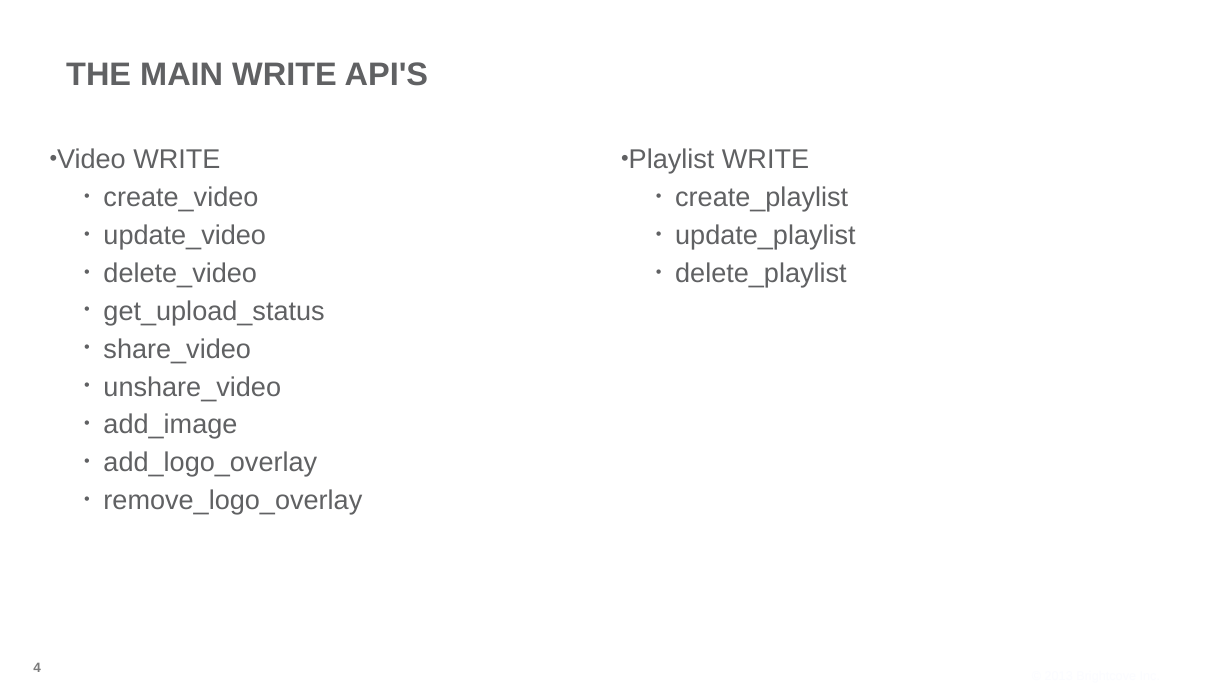
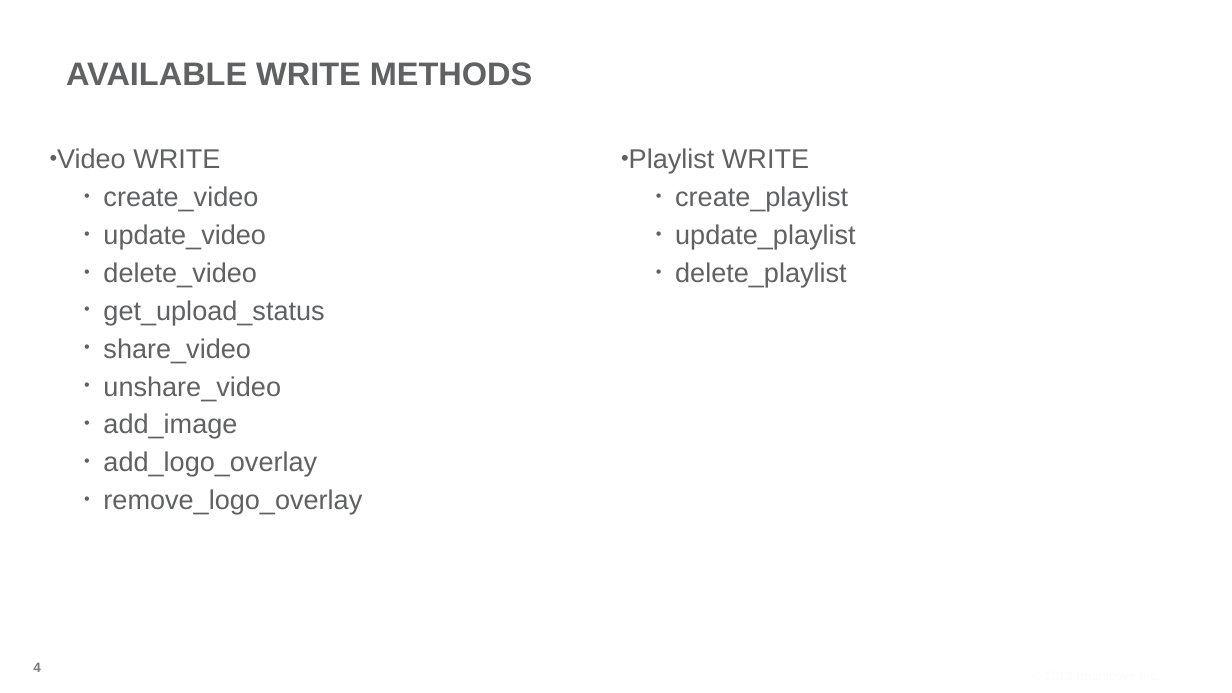
Before and after one commit to BrightcoveLearning/VideoCloudMediaAPI, a slide deck: slide 4 of VideoSessionsMaterials/understanding-write-methods.pptx. Drawn at 1232x693 pixels with LibreOffice and Linux fonts; fonts in the diff are those of the drawing; background and template pictures are left out. Boxes give left, top, right and bottom in pixels: in the first picture for what was removed or moved away, otherwise in the second. Text is boxed around its words. In the diff, an @@ line names an element or a change of style, - is before the commit and + after.

```diff
--- a/VideoSessionsMaterials/understanding-write-methods.pptx
+++ b/VideoSessionsMaterials/understanding-write-methods.pptx
@@ title at (66, 62, 532, 86): text changed @@
-THE MAIN WRITE API'S
+AVAILABLE WRITE METHODS
```
Also in this commit, not shown: 2 other slides changed, 4 slides removed.
